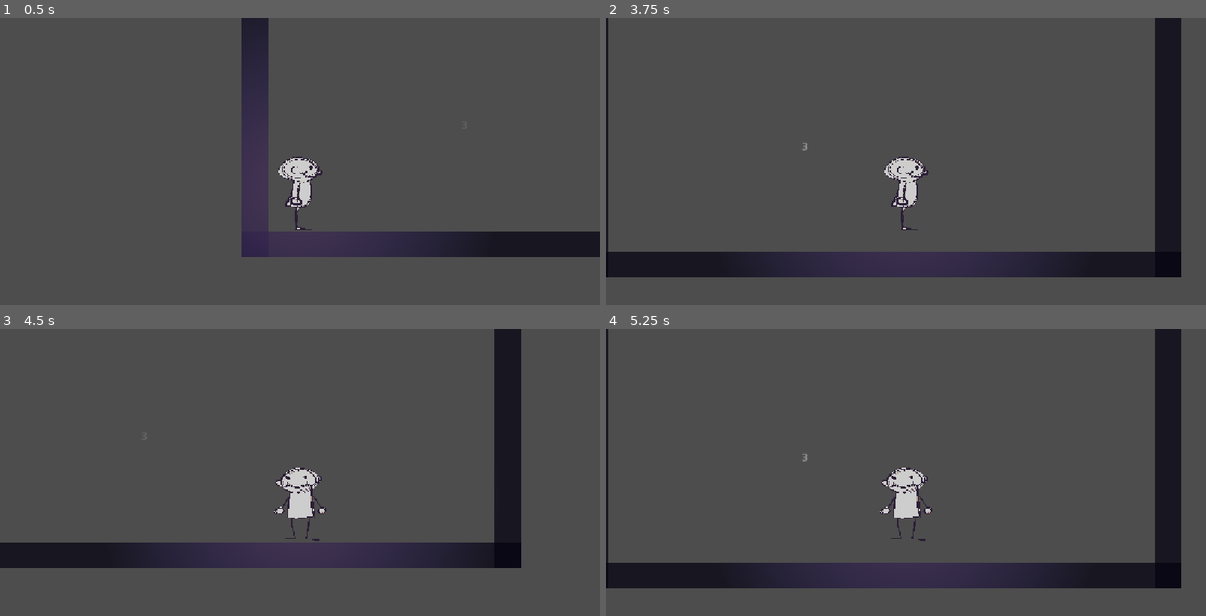
Above: before the commit, frames 1-4 (two rows, left to right).
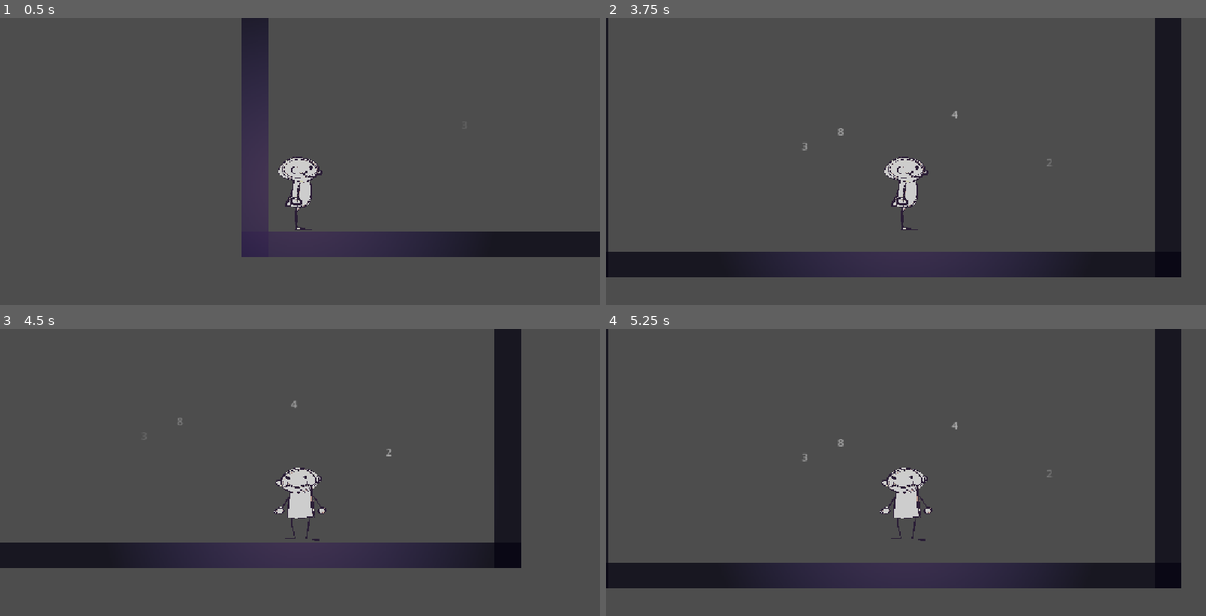
Above: after the commit, the same moments.

Repository: jlerman-wq/OCC-Hacks-2026
Game: Godot game, scene res://rooms/room_4.tscn
Same seed, same stepped clock (60 frames per second), same inputs: the game is played once before the commit and once after it. This scene is started directly instead of the project's main scene.
Inputs:
- Up to frame 1 (0.5 s): no input
- Up to frame 2 (3.75 s): tap Enter at 0.5 s; hold D (Move_Right) 0.53-2.03 s; tap Space (Jump) at 0.77, 1.52, 3.02 s; hold A (Move_Left) 2.03-2.78 s; hold D (Move_Right) from 2.78 s (still down)
- Up to frame 3 (4.5 s): tap Space (Jump) at 3.77 s; release D (Move_Right) at 4.28 s; hold A (Move_Left) from 4.28 s (still down)
- Up to frame 4 (5.25 s): tap Space (Jump) at 4.52 s; release A (Move_Left) at 5.03 s; hold D (Move_Right) from 5.03 s (still down)

Frame 1 is identical in both runs. In frame 2, less than 0.1% of the frame differs, in the area x 38-75%, y 32-52%; in frame 3, less than 0.1%; in frame 4, less than 0.1%.

Commit message:
room 4 Hints 1-4 created

Diff:
--- a/occ-hacks-project/rooms/room_4.tscn
+++ b/occ-hacks-project/rooms/room_4.tscn
@@ -25,6 +25,9 @@
 fill_to = Vector2(1, 0.5)
 
 [sub_resource type="CanvasItemMaterial" id="CanvasItemMaterial_08qor"]
+light_mode = 2
+
+[sub_resource type="CanvasItemMaterial" id="CanvasItemMaterial_7u08x"]
 light_mode = 2
 
 [node name="room4" type="Node2D" unique_id=1079266622]
@@ -91,5 +94,32 @@
 theme_override_font_sizes/font_size = 20
 text = "3"
 
+[node name="Hint2" type="Label" parent="." unique_id=109507925]
+material = SubResource("CanvasItemMaterial_7u08x")
+offset_left = 490.0
+offset_top = 354.0
+offset_right = 530.0
+offset_bottom = 382.0
+theme_override_font_sizes/font_size = 20
+text = "8"
+
+[node name="Hint3" type="Label" parent="." unique_id=1248751090]
+material = SubResource("CanvasItemMaterial_7u08x")
+offset_left = 709.0
+offset_top = 321.0
+offset_right = 749.0
+offset_bottom = 349.0
+theme_override_font_sizes/font_size = 20
+text = "4"
+
+[node name="Hint4" type="Label" parent="." unique_id=482443992]
+material = SubResource("CanvasItemMaterial_7u08x")
+offset_left = 891.0
+offset_top = 413.0
+offset_right = 931.0
+offset_bottom = 441.0
+theme_override_font_sizes/font_size = 20
+text = "2"
+
 [node name="Player" parent="." unique_id=764694766 instance=ExtResource("3_roktq")]
 position = Vector2(111, 479)
Not shown, added: occ-hacks-project/GY gate.png.import
Not shown, added: occ-hacks-project/jackolantern lit.png.import
Not shown, added: occ-hacks-project/jackolantern unlit.png.import
Not shown, added: occ-hacks-project/scarecrows.png.import
